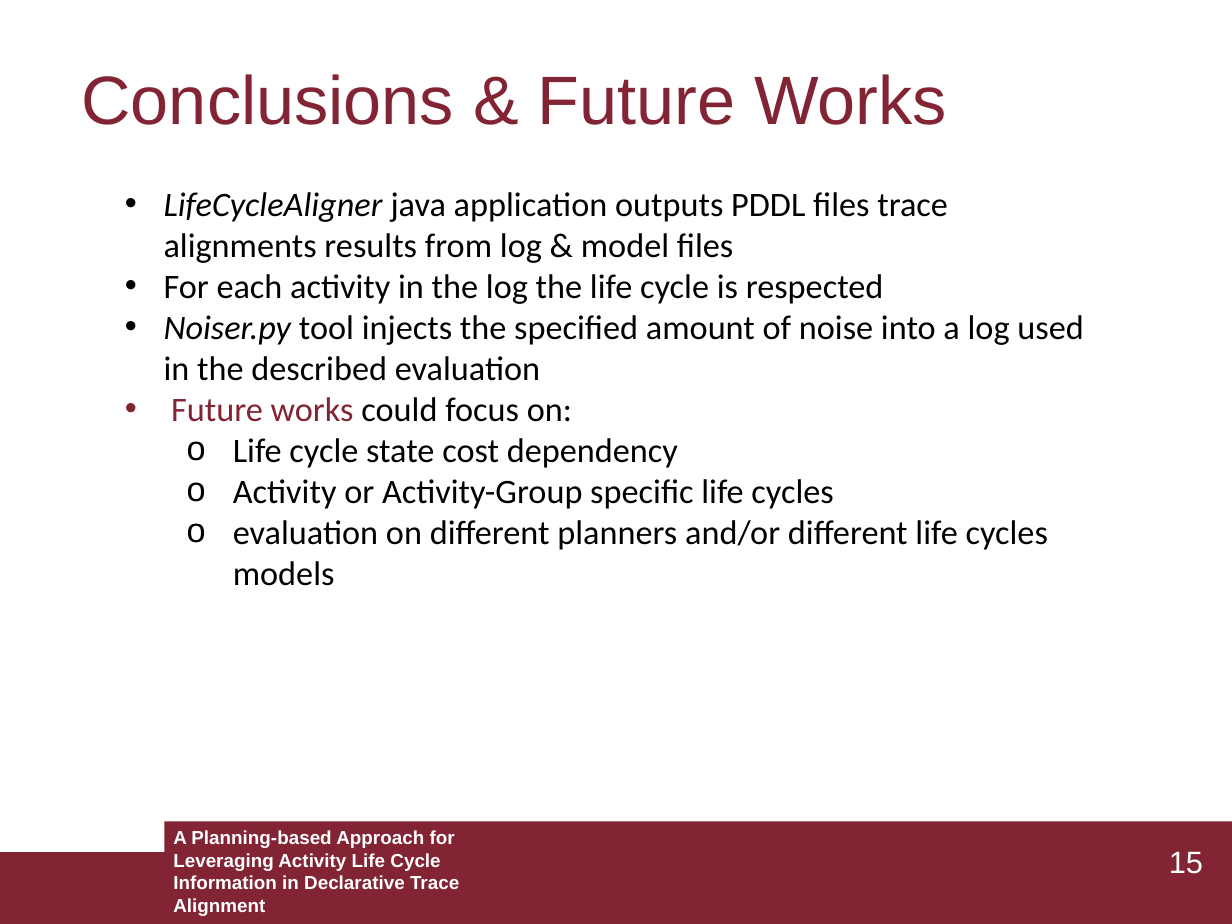
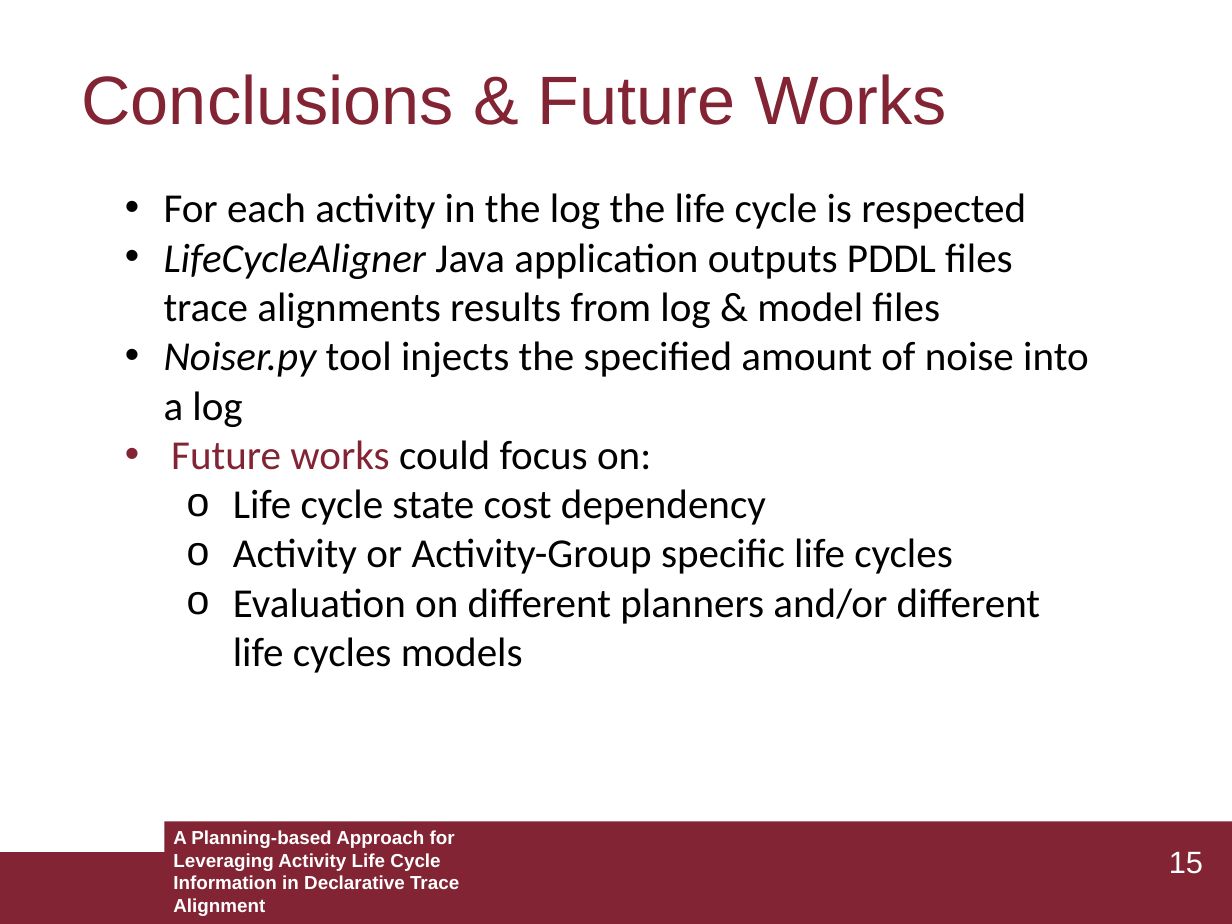
Before and after one commit to GianmarcoBordin/LifeCycleAligner, a slide deck: slide 15 of presentation/Thesis_presentation.pptx. Drawn at 1232x924 pixels with LibreOffice and Linux fonts; fonts in the diff are those of the drawing. Boxes give left, top, right and bottom in pixels: in the first picture for what was removed or moved away, otherwise in the second. Text is boxed around its words. In the diff, an @@ line names an element or a change of style, - is before the commit and + after.

```diff
--- a/presentation/Thesis_presentation.pptx
+++ b/presentation/Thesis_presentation.pptx
@@ text at box(164, 192, 948, 263): paragraph removed @@
-• LifeCycleAligner java application outputs PDDL files trace alignments results from log & model files
@@ text at box(164, 193, 1026, 574): size 20 to 24 pt in "For each activity in the log the ...", "Future works could focus on:", "Life cycle state cost dependency", "Activity or Activity-Group specific life cycles" @@
@@ text at box(164, 243, 1089, 427): text changed; size 20 to 24 pt @@
-• Noiser.py tool injects the specified amount of noise into a log used in the described evaluation
+• LifeCycleAligner Java application outputs PDDL files trace alignments results from log & model files
+• Noiser.py tool injects the specified amount of noise into a log
@@ text at box(233, 588, 1040, 673): text changed; size 20 to 24 pt @@
-  o evaluation on different planners and/or different life cycles models
+  o Evaluation on different planners and/or different life cycles models
```
Also in this commit, not shown: 10 other slides changed, 1 slide added, 1 slide removed, 1 other file.
